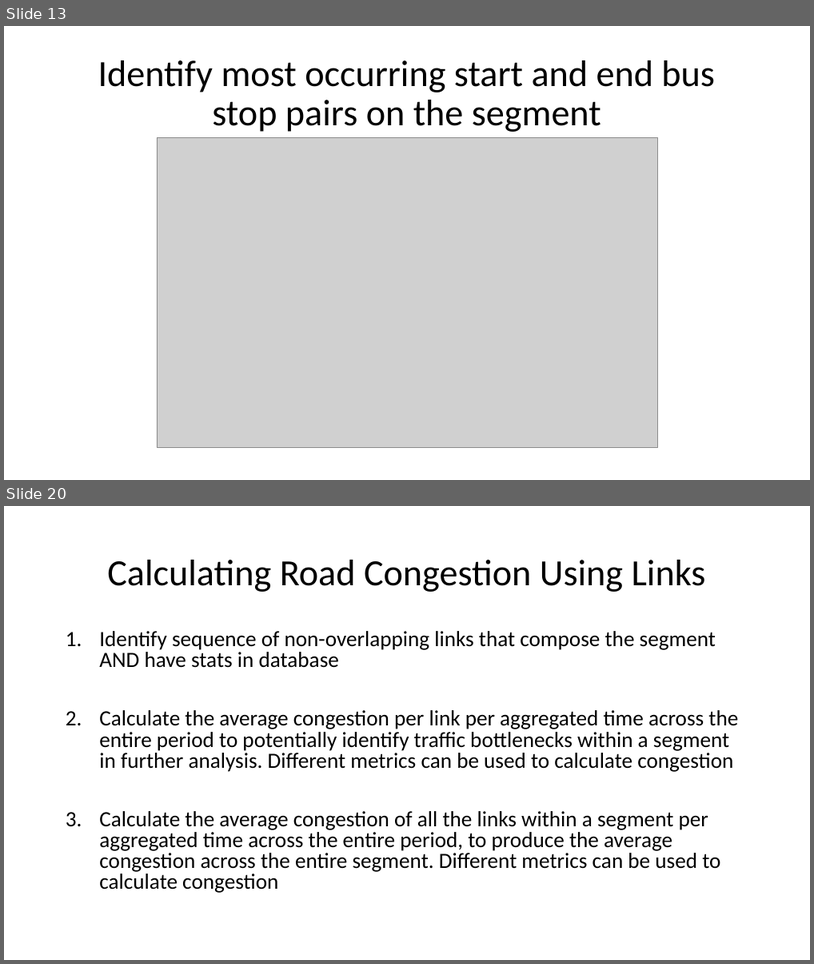
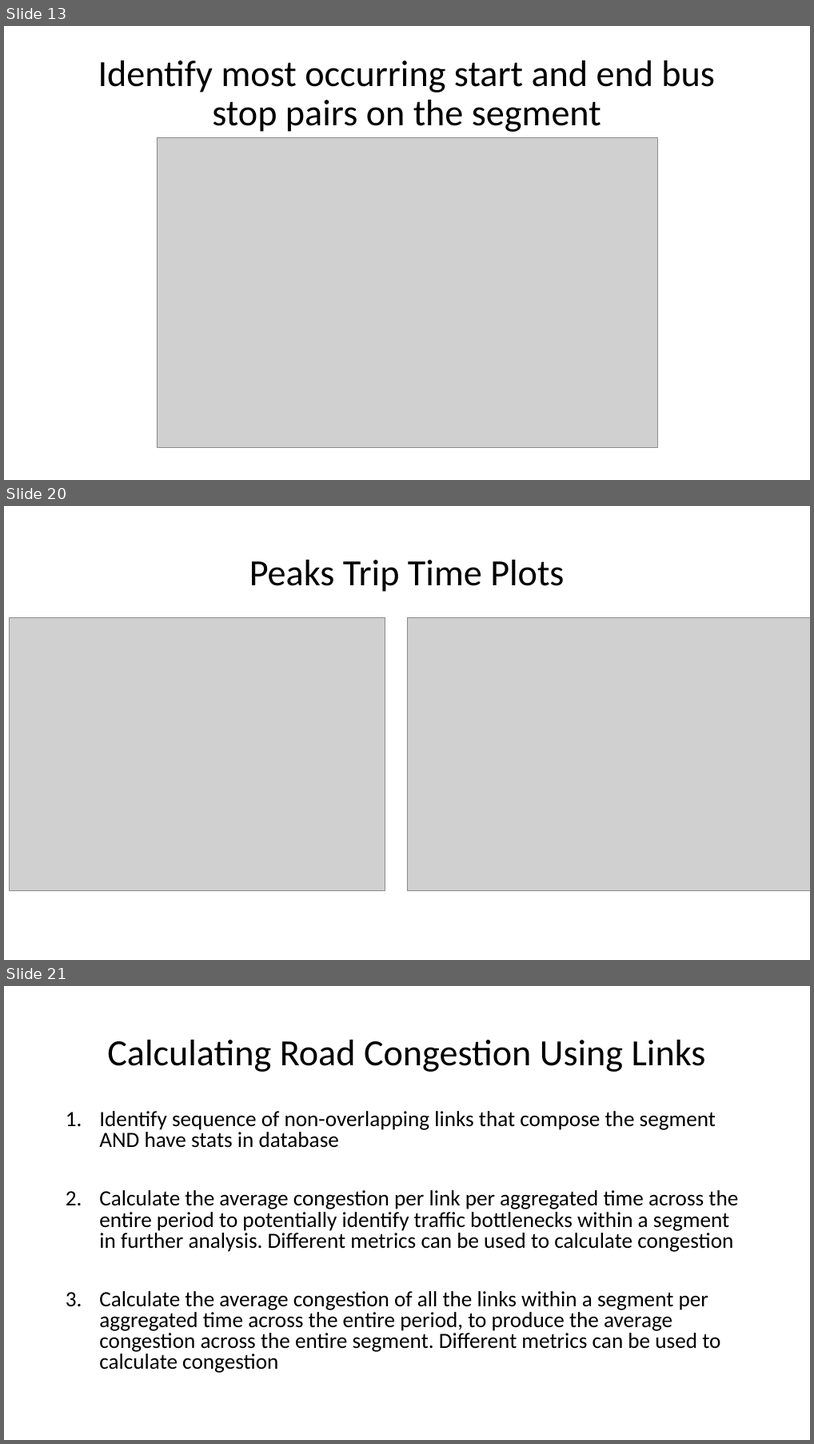
Before and after one commit to imalh2/ETC5543-Lynxx, a slide deck: team-presentation/team_presentation.pptx. Shown one above the other, each under a label of ours: slides 13 and 20 before the commit, slides 13, 20 and 21 after it; the slides between them are not shown. The pictures are 814x964 and 814x1444 pixels, drawn with LibreOffice and Linux fonts; fonts in the diff are those of the drawing; grey boxes stand for pictures. Boxes give left, top, right and bottom in pixels: in the first picture for what was removed or moved away, otherwise in the second. Text is boxed around its words. In the diff, an @@ line names an element or a change of style, - is before the commit and + after.

```diff
--- a/team-presentation/team_presentation.pptx
+++ b/team-presentation/team_presentation.pptx
@@ slide 20 added at [4, 506, 810, 960], background #FFFFFF @@
@@ title added at [250, 560, 564, 592], 44 pt, text #000000 @@
+Peaks Trip Time Plots
@@ picture added at [9, 618, 385, 890] @@
@@ picture added at [407, 618, 810, 890] @@
@@ what was slide 20 is now slide 21 @@
```
Also in this commit, not shown: 13 slides changed, 5 other files.
